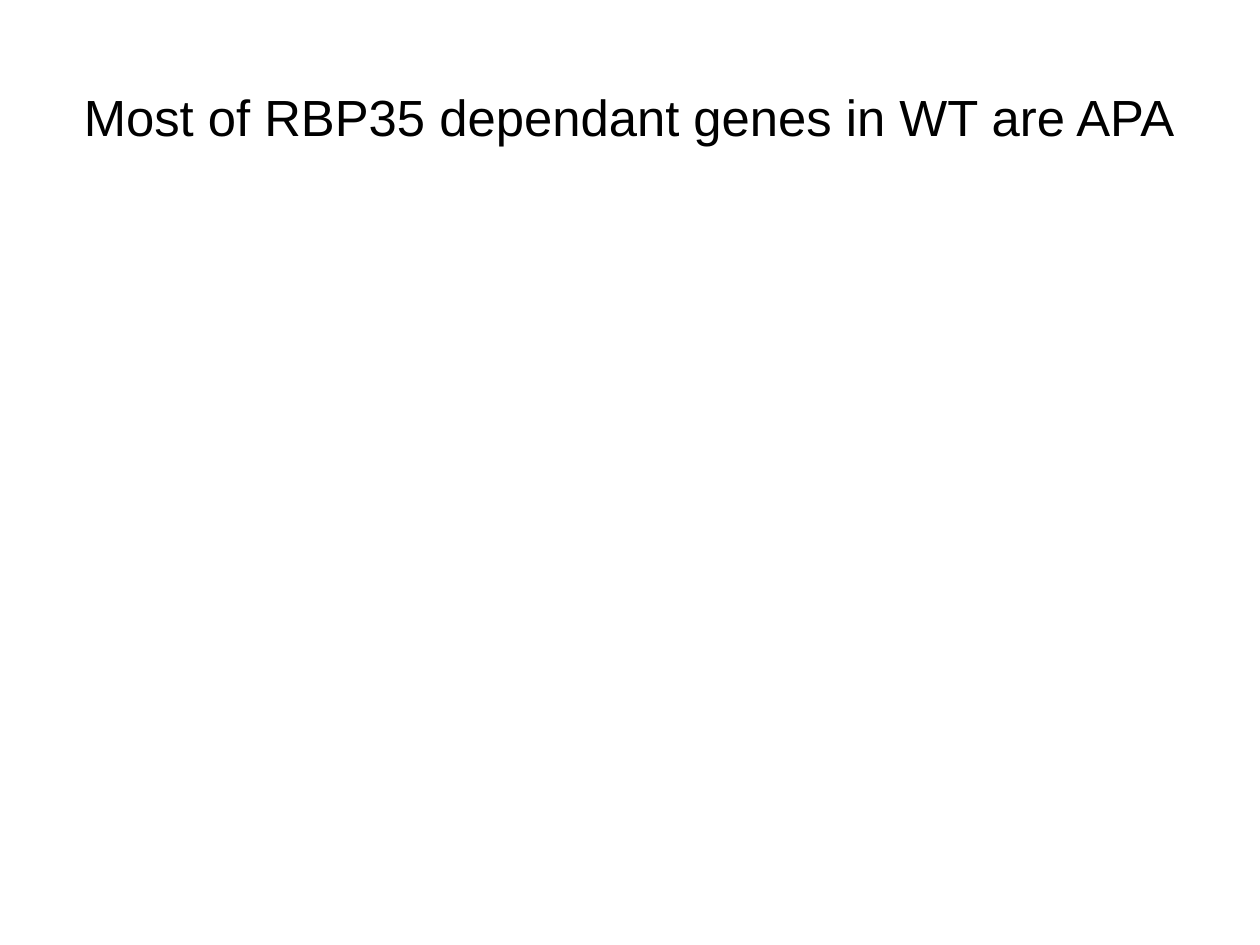
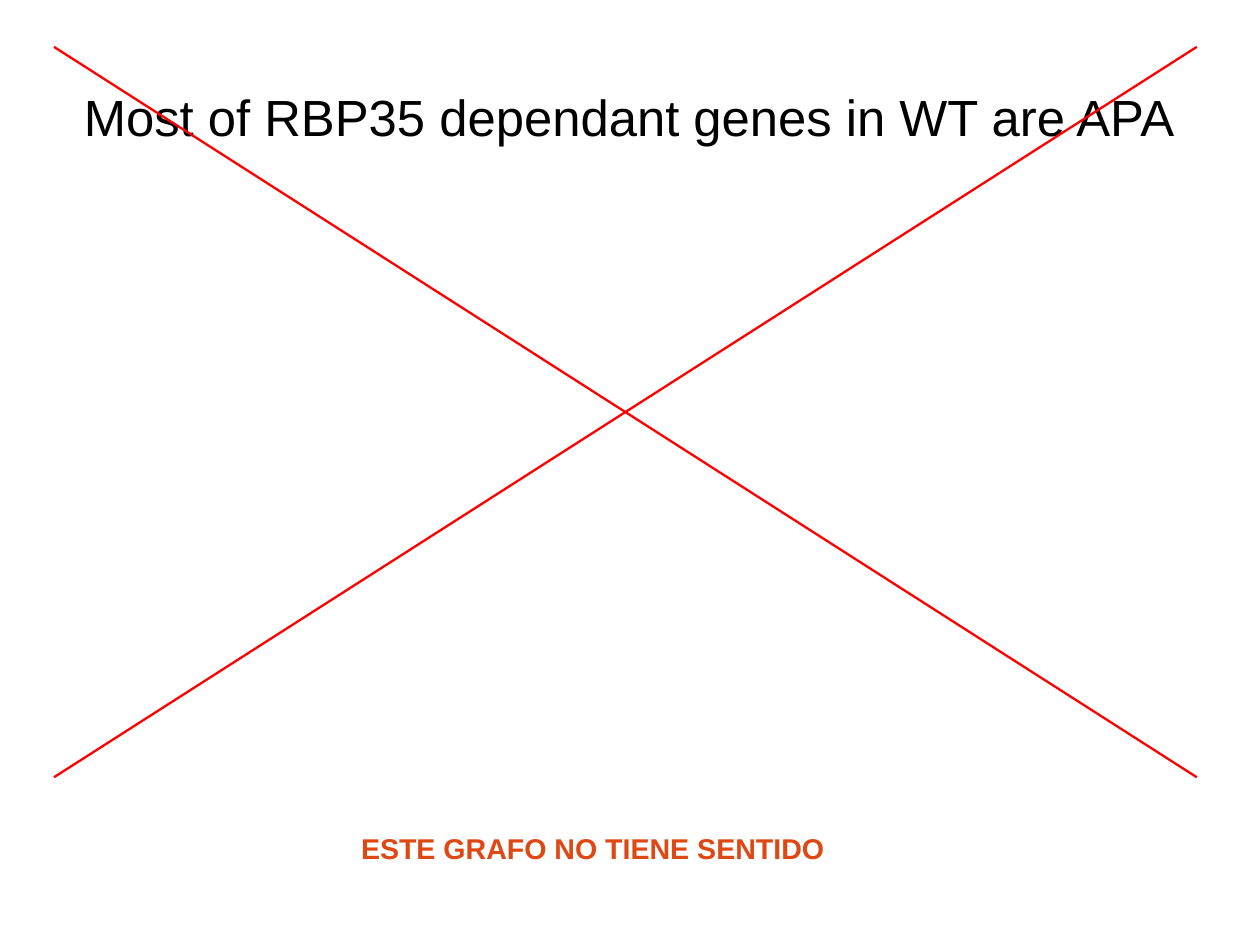
Before and after one commit to wilkinsonlab/m-oryzae-polya, a slide deck: slide 29 of doc/oryzae_presentation.odp. Drawn at 1260x945 pixels with LibreOffice and Linux fonts; fonts in the diff are those of the drawing. Boxes give left, top, right and bottom in pixels: in the first picture for what was removed or moved away, otherwise in the second. Text is boxed around its words. In the diff, an @@ line names an element or a change of style, - is before the commit and + after.

```diff
--- a/doc/oryzae_presentation.odp
+++ b/doc/oryzae_presentation.odp
@@ line added from (54, 47) to (1197, 777), #FF0000 1.45 pt @@
@@ line added from (1197, 47) to (54, 777), #FF0000 1.45 pt @@
@@ text added at <box>361,839,824,860</box>, 18 pt, text #DD4814, bold @@
+ESTE GRAFO NO TIENE SENTIDO
```
Also in this commit, not shown: 11 other slides changed, 3 other files.
